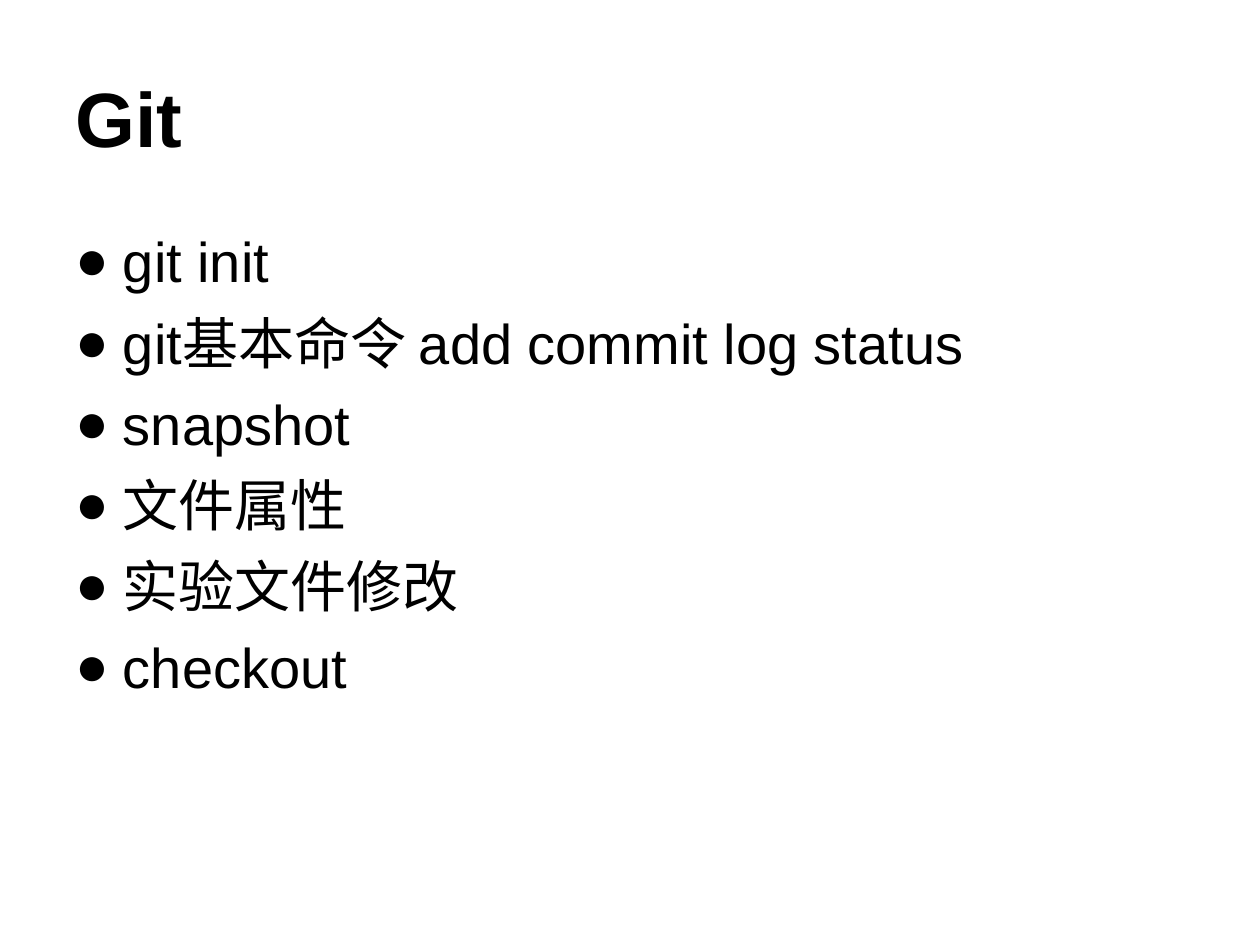
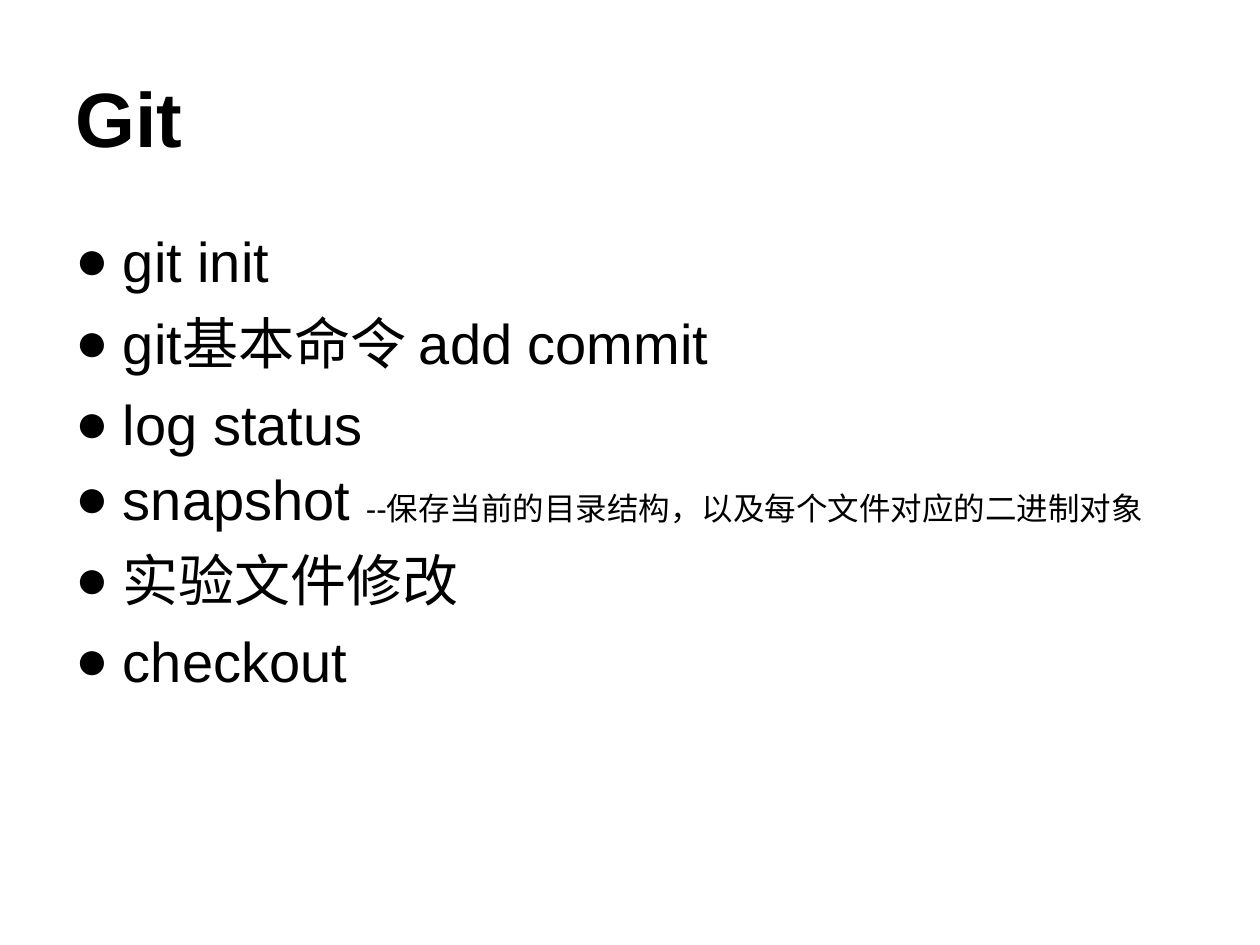
Before and after one commit to lxmxhh/git-intro, a slide deck: slide 4 of Git.ppt. Drawn at 1260x945 pixels with LibreOffice and Linux fonts; fonts in the diff are those of the drawing. Boxes give left, top, right and bottom in pixels: in the first picture for what was removed or moved away, otherwise in the second. Text is boxed around its words. In the diff, an @@ line names an element or a change of style, - is before the commit and + after.

Commit message:
modify ppt

```diff
--- a/Git.ppt
+++ b/Git.ppt
@@ text at (x1=123, y1=319, x2=1143, y2=531): text changed @@
-● git基本命令 add commit log status
-● snapshot
-● 文件属性
+● git基本命令 add commit
+● log status
+● snapshot --保存当前的目录结构，以及每个文件对应的二进制对象
```
Also in this commit, not shown: 6 other slides changed, 5 slides added, 4 slides removed.
